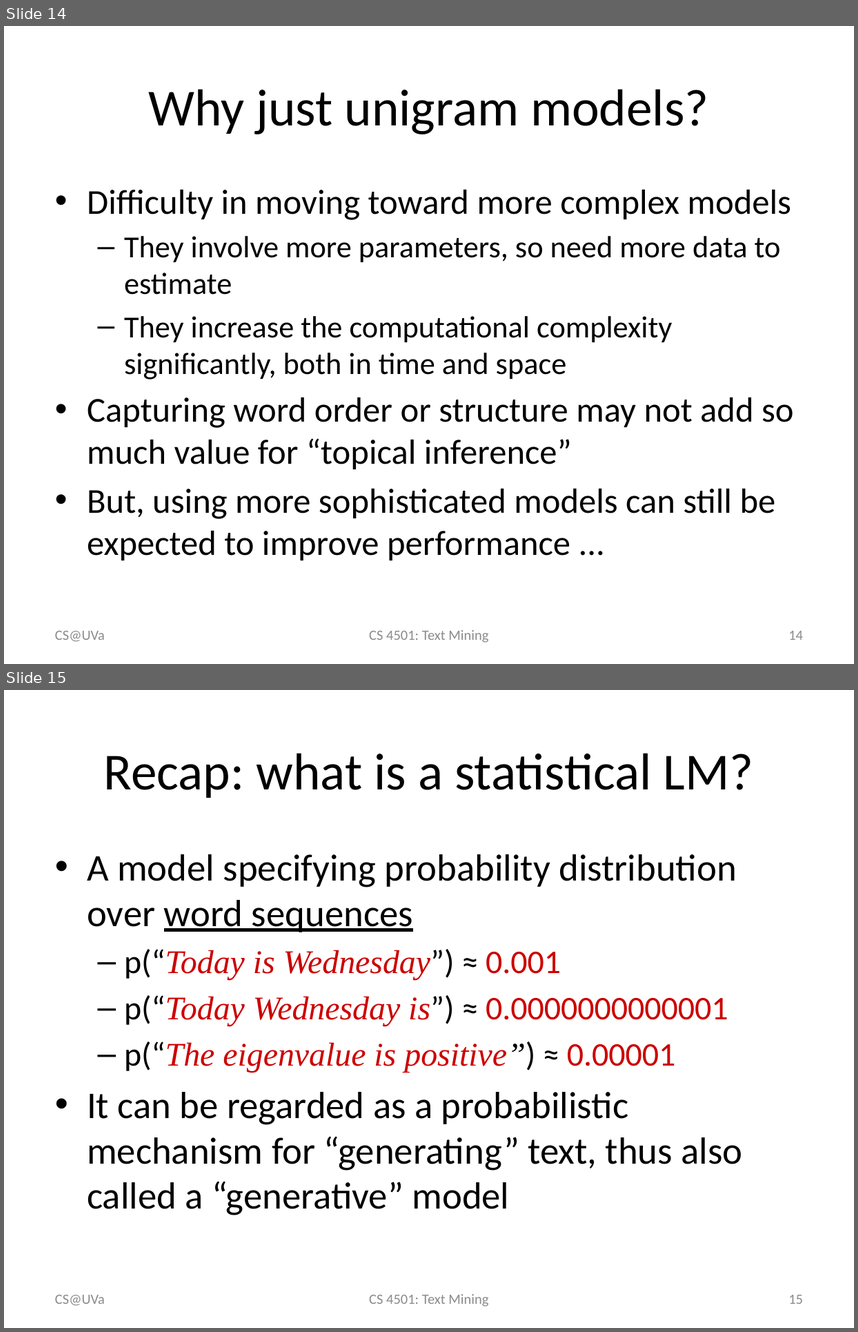
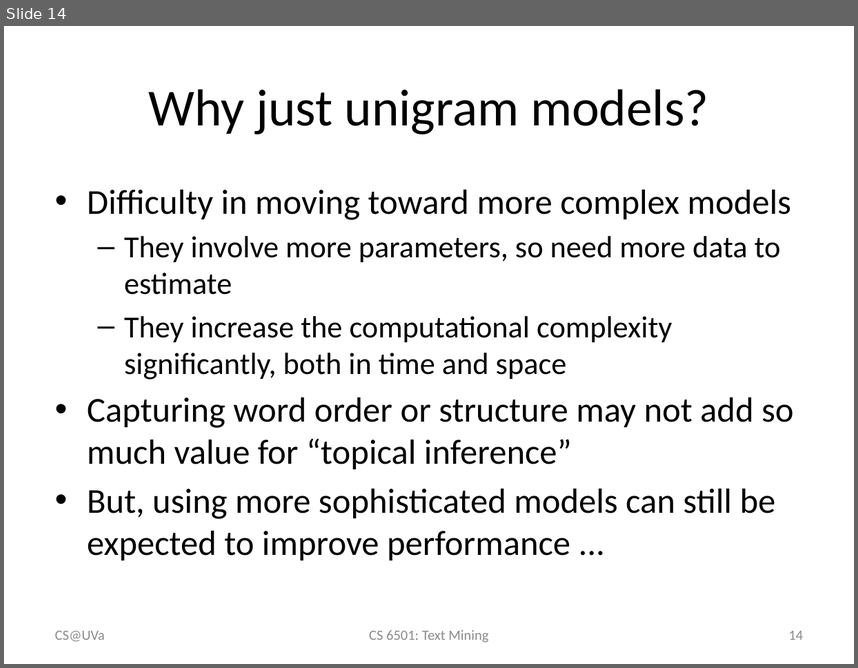
Before and after one commit to wang296/CS6501-Text-Mining, a slide deck: docs/Language Models.pptx. Shown one above the other, each under a label of ours: slides 14 and 15 before the commit, slide 14 after it. The pictures are 858x1332 and 858x668 pixels, drawn with LibreOffice and Linux fonts; fonts in the diff are those of the drawing. Boxes give left, top, right and bottom in pixels: in the first picture for what was removed or moved away, otherwise in the second. Text is boxed around its words. In the diff, an @@ line names an element or a change of style, - is before the commit and + after.

Commit message:
vector space model

```diff
--- a/docs/Language Models.pptx
+++ b/docs/Language Models.pptx
@@ slide 15 removed at box(4, 690, 854, 1328), background #FFFFFF @@
@@ title removed at box(104, 753, 754, 798) @@
-Recap: what is a statistical LM?
@@ text removed at box(87, 854, 742, 1215) @@
-• A model specifying probability distribution over word sequences
-  – p(“Today is Wednesday”) ≈ 0.001
-  – p(“Today Wednesday is”) ≈ 0.0000000000001
-  – p(“The eigenvalue is positive”) ≈ 0.00001
-• It can be regarded as a probabilistic mechanism for “generating” text, thus also called a “generative” model
@@ text removed at box(55, 1294, 105, 1305) @@
-CS@UVa
@@ text removed at box(369, 1294, 488, 1306) @@
-CS 4501: Text Mining
@@ page number removed at box(789, 1294, 803, 1303) @@
-15
@@ slide 14 changed as well @@
@@ text at box(369, 630, 488, 642): text changed @@
-CS 4501: Text Mining
+CS 6501: Text Mining
```
Also in this commit, not shown: 44 other slides changed, 3 other slides removed, 6 other files.
